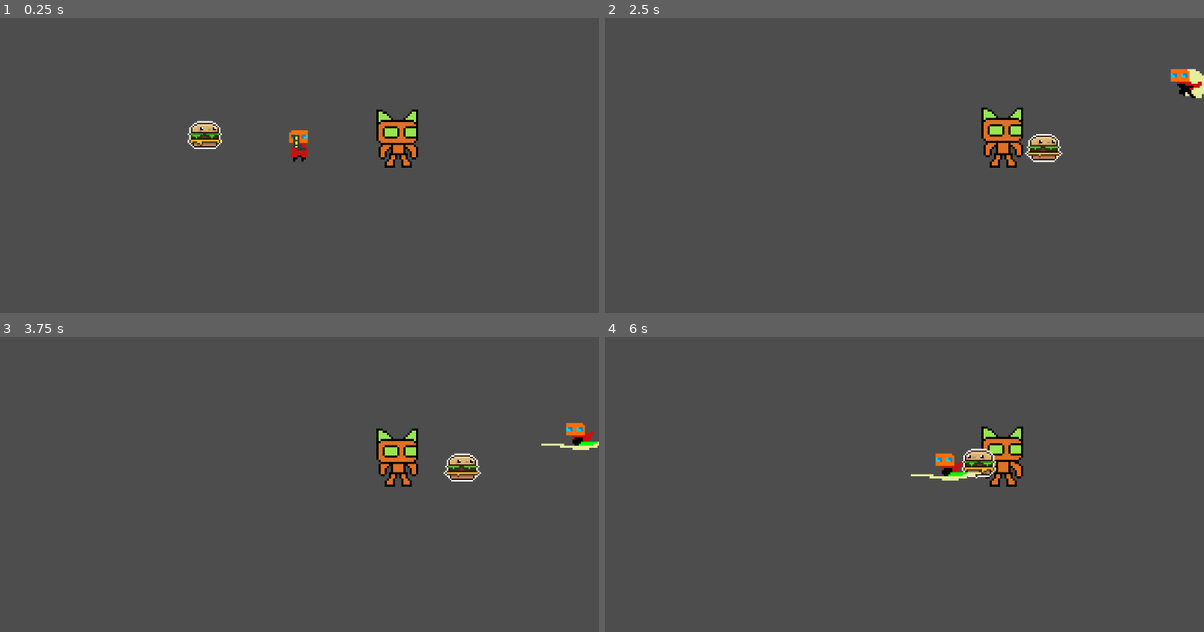
Above: before the commit, frames 1-4 (two rows, left to right).
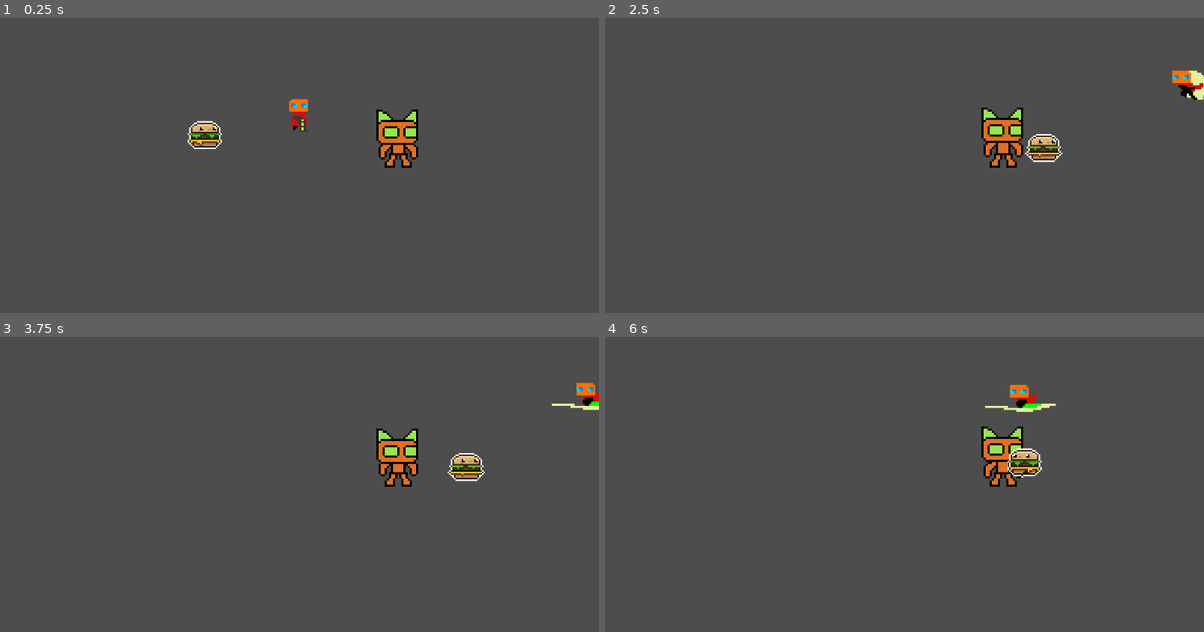
Above: after the commit, the same moments.

Repository: mendsergon/Kill-The-Food-Pyramid
Game: Godot game, scene res://Assets/Scenes/game.tscn
Two runs of this game, one before a commit and one after it. Both use one fixed random seed, a clock stepped at 60 frames per second and the inputs below.
Inputs (mouse positions are in pixels of both pictures, inside the frame that each line leads up to):
- Up to frame 1 (0.25 s): no input
- Up to frame 2 (2.5 s): move the mouse to (1036, 127) at 0.52 s; hold D (move_right) 0.53-2.03 s; tap Shift (dash) at 0.6, 2.3 s; tap Space (jump) at 0.77, 1.07, 1.52, 1.55, 1.82 s; tap E (melee) at 0.8, 1.35 s; move the mouse to (784, 162) at 1.27 s; move the mouse to (964, 71) at 2.02 s; hold A (move_left) from 2.03 s (still down); hold Space (jump) from 2.03 s (still down)
- Up to frame 3 (3.75 s): move the mouse to (269, 531) at 2.77 s; release A (move_left) at 2.78 s; release Space (jump) at 2.78 s; hold D (move_right) from 2.78 s (still down); tap Shift (dash) at 2.85 s; tap Space (jump) at 3.02, 3.32 s; tap E (melee) at 3.05, 3.6 s; move the mouse to (479, 514) at 3.52 s; hold Space (jump) from 3.53 s (still down)
- Up to frame 4 (6 s): move the mouse to (724, 413) at 4.27 s; release D (move_right) at 4.28 s; release Space (jump) at 4.28 s; hold A (move_left) 4.28-5.03 s; click (724, 413) at 4.35 s; tap Space (jump) at 4.52, 4.82 s; tap Shift (dash) at 4.55, 5.1 s; move the mouse to (934, 463) at 5.02 s; hold D (move_right) 5.03-5.78 s; tap E (melee) at 5.3, 5.85 s; move the mouse to (814, 381) at 5.77 s; hold A (move_left) from 5.78 s (still down)

The runs differ from the first frame. In frame 1, 0.6% of the frame differs, in the area x 48-52%, y 27-49%; in frame 2, 0.2%; in frame 3, 1.1%; in frame 4, 1.7%, in the area x 51-76%, y 16-49%.

Commit message:
Refactored plaeyer movement to dynamic?

Diff:
--- a/Assets/Scripts/player.gd
+++ b/Assets/Scripts/player.gd
@@ -3,23 +3,15 @@
 ### --- CORE CONSTANTS --- ###
 # Movement
 const SPEED = 150.0                     # Normal movement speed
-const JUMP_VELOCITY = -230.0           # Upward force when jumping
 # Dash
-const DASH_SPEED = 450.0               # Horizontal dash velocity
-const DASH_DURATION = 0.25             # Time dash lasts
-const DASH_COOLDOWN = 0.5              # Delay between dashes
+const DASH_SPEED = 450.0                # Dash velocity
+const DASH_DURATION = 0.25              # Time dash lasts
+const DASH_COOLDOWN = 0.5               # Delay between dashes
 # Combat
-const ATTACK_DURATION = 0.3            # How long attack locks movement
-const POST_ATTACK_NO_GRAVITY = 0.3     # Zero-gravity after aerial attacks
-# Jump tunings
-const JUMP_HOLD_GRAVITY = 400.0        # Reduced gravity when jump held
-const FALL_GRAVITY_MULTIPLIER = 1.5    # Faster falling when descending
+const ATTACK_DURATION = 0.3             # How long attack locks movement
 # Collision
-const IGNORE_LAYER_3_MASK = ~(1 << 2)  # Mask to ignore layer 3 (bit 2)
-const LAYER_3_MASK = (1 << 2)          # Mask only layer 3 (bit 2)
-
-### --- PHYSICS --- ###
-var gravity = ProjectSettings.get_setting("physics/2d/default_gravity") # Gravity value
+const IGNORE_LAYER_3_MASK = ~(1 << 2)   # Mask to ignore layer 3 (bit 2)
+const LAYER_3_MASK = (1 << 2)           # Mask only layer 3 (bit 2)
 
 ### --- NODE REFERENCES --- ###
 @onready var animated_sprite_2d: AnimatedSprite2D = $AnimatedSprite2D # Character sprite
@@ -31,21 +23,17 @@
 var dash_timer := 0.0                   # Counts down dash duration
 var dash_cooldown_timer := 0.0          # Time until next dash
 var can_dash := true                    # Dash available
-var ground_touched_since_dash := true   # Reset when landing
 # Queued actions
-var jump_after_dash := false            # Jump after dash ends
 var attack_after_dash := false          # Attack after dash ends
-var no_gravity_timer := 0.0             # Zero-gravity countdown
 
 ### --- INPUT TRACKING --- ###
-var input_direction := 0.0              # Raw input
-var move_direction := 1.0               # Facing direction
-var is_jump_button_held := false        # Jump button held state
+var move_direction := Vector2.ZERO      # Combined movement input
+var aim_direction := Vector2.RIGHT      # Current mouse aim direction
 
 ### --- COMBAT STATE --- ###
 var is_attacking := false               # During attack animation
 var attack_timer := 0.0                 # Attack duration countdown
-var current_attack_animation := ""      # "Swing_1" or "Swing_2"
+var current_attack_animation := ""      # Attack animation name
 
 ### --- COLLISION MASK STATE --- ###
 var original_collision_mask := 0        # Stores default collision mask
@@ -61,6 +49,13 @@
 	original_collision_layer = collision_layer
 
 func _physics_process(delta: float) -> void:
+	### --- INPUT PROCESSING --- ###
+	# Get combined movement input (4-directional)
+	move_direction = Input.get_vector("move_left", "move_right", "move_up", "move_down")
+
+	# Get mouse position for aiming
+	_update_aim_direction()
+
 	### --- TIMER MANAGEMENT --- ###
 	# Handle attack duration
 	if is_attacking:
@@ -72,115 +67,48 @@
 			melee_area.monitoring = false
 			melee_area.visible = false
 
-	# Handle zero-gravity period
-	if no_gravity_timer > 0.0:
-		no_gravity_timer -= delta
-
-	### --- INPUT PROCESSING --- ###
-	# Get horizontal input
-	input_direction = Input.get_axis("move_left", "move_right")
-	# Track jump hold
-	is_jump_button_held = Input.is_action_pressed("jump")
-
-	# Update facing direction when able
-	if not is_dashing and not is_attacking and input_direction != 0.0:
-		move_direction = sign(input_direction)
-
-	### --- DASH ACTION QUEUEING --- ###
-	if is_dashing:
-		# Queue jump if pressed first (ground only)
-		if Input.is_action_just_pressed("jump") and is_on_floor() and not attack_after_dash:
-			jump_after_dash = true
-		# Queue attack if pressed first (any state)
-		if Input.is_action_just_pressed("melee") and not jump_after_dash:
-			attack_after_dash = true
-
 	### --- ACTION INITIATION --- ###
 	# Start dash if available
 	if Input.is_action_just_pressed("dash") and can_dash and not is_attacking:
 		start_dash()
 
-	# Normal attack (ground or air)
+	# Normal attack
 	if Input.is_action_just_pressed("melee") and not is_dashing and not is_attacking:
 		start_attack()
 		current_attack_animation = "Swing_1"
-		# Enable melee area
 		_enable_melee()
-		# Lock vertical movement during air attacks
-		if not is_on_floor():
-			velocity.y = 0
-			no_gravity_timer = ATTACK_DURATION
 
 	### --- DASH PHYSICS --- ###
 	if is_dashing:
-		velocity.x = move_direction * DASH_SPEED
-		velocity.y = 0.0 # Cancel gravity
-
 		# End dash when timer expires
 		dash_timer -= delta
 		if dash_timer <= 0.0:
 			is_dashing = false
 			dash_cooldown_timer = DASH_COOLDOWN
-			collision_mask = original_collision_mask            # Restore full collisions
-			collision_layer = original_collision_layer          # ← Restore original layer
+			collision_mask = original_collision_mask  # Restore collisions
+			collision_layer = original_collision_layer
 
-			# Execute whichever action was queued first
-			if jump_after_dash and is_on_floor():
-				velocity.y = JUMP_VELOCITY
-				jump_after_dash = false
-			elif attack_after_dash:
+			# Execute queued attack
+			if attack_after_dash:
 				start_attack()
 				current_attack_animation = "Swing_2"
 				_enable_melee()
-				no_gravity_timer = POST_ATTACK_NO_GRAVITY
 				attack_after_dash = false
 
 	### --- REGULAR MOVEMENT --- ###
 	else:
-		# Dynamic gravity for jump/fall
-		if not is_on_floor() and no_gravity_timer <= 0.0:
-			if velocity.y < 0: # Going up
-				if is_jump_button_held:
-					velocity.y += JUMP_HOLD_GRAVITY * delta # Light gravity while holding
-				else:
-					velocity.y += gravity * delta # Full gravity if released early
-			else:
-				velocity.y += gravity * FALL_GRAVITY_MULTIPLIER * delta # Faster fall
-
-		# Standard jump
-		if Input.is_action_just_pressed("jump") and is_on_floor() and not is_attacking:
-			velocity.y = JUMP_VELOCITY
-
-		# Horizontal movement
+		# Apply movement if not attacking
 		if not is_attacking:
-			velocity.x = input_direction * SPEED if input_direction != 0.0 else 0.0
+			velocity = move_direction * SPEED
 
 	### --- PHYSICS UPDATE --- ###
 	move_and_slide()
-
-	### --- GROUND STATE --- ###
-	if is_on_floor():
-		ground_touched_since_dash = true
-		no_gravity_timer = 0.0 # Cancel zero-gravity
 
 	### --- DASH RECHARGE --- ###
 	update_dash_cooldown(delta)
 
 	### --- ANIMATION SYSTEM --- ###
 	update_animations()
-
-	### --- SPRITE & MELEE ORIENTATION --- ###
-	# Determine horizontal aim direction (left/right only)
-	var aim_dir = sign(get_global_mouse_position().x - global_position.x)
-	if aim_dir == 0:
-		aim_dir = move_direction
-	# Flip sprite
-	if is_dashing:
-		animated_sprite_2d.flip_h = move_direction < 0
-	else:
-		animated_sprite_2d.flip_h = aim_dir < 0
-	# Flip melee area
-	melee_area.scale.x = aim_dir
 
 	### --- WEAPON STATE --- ###
 	# Hide and disable pistol during dash or melee
@@ -193,33 +121,44 @@
 		pistol_1.set_process(true)
 		pistol_1.set_process_input(true)
 
+### --- UPDATE AIM DIRECTION --- ###
+func _update_aim_direction() -> void:
+	# Calculate direction to mouse position
+	var mouse_pos = get_global_mouse_position()
+	aim_direction = (mouse_pos - global_position).normalized()
+
+	# Update sprite facing based on aim
+	if abs(aim_direction.x) > abs(aim_direction.y):
+		animated_sprite_2d.flip_h = aim_direction.x < 0
+	else:
+		# Reset flip for vertical directions
+		animated_sprite_2d.flip_h = false
+
 ### --- DASH INITIALIZATION --- ###
 func start_dash():
 	is_dashing = true
 	dash_timer = DASH_DURATION
 	can_dash = false
-	ground_touched_since_dash = false
-	velocity.y = 0.0
-	collision_mask &= IGNORE_LAYER_3_MASK         # Ignore layer 3 during dash
-	collision_layer = LAYER_3_MASK                # ← Change to ghost layer during dash
+	velocity = aim_direction * DASH_SPEED
+	collision_mask &= IGNORE_LAYER_3_MASK  # Ignore layer 3 during dash
+	collision_layer = LAYER_3_MASK         # Change to ghost layer
 
-	# If no input, dash toward cursor direction
-	if input_direction == 0:
-		var dir = sign(get_global_mouse_position().x - global_position.x)
-		if dir != 0:
-			move_direction = dir
-	# Reset action queue
-	jump_after_dash = false
-	attack_after_dash = false
+	# Queue attack if pressed during dash
+	if Input.is_action_just_pressed("melee"):
+		attack_after_dash = true
+	else:
+		attack_after_dash = false
 
 ### --- ATTACK INITIALIZATION --- ###
 func start_attack():
 	is_attacking = true
 	attack_timer = ATTACK_DURATION
-	velocity.x = 0 # Freeze horizontal movement
+	velocity = Vector2.ZERO  # Freeze movement during attack
 
 ### --- ENABLE MELEE AREA & DEBUG --- ###
 func _enable_melee():
+	# Position melee area in aim direction
+	melee_area.position = aim_direction * 20
 	melee_area.monitoring = true
 	melee_area.visible = true
 
@@ -228,7 +167,7 @@
 
 ### --- DASH COOLDOWN --- ###
 func update_dash_cooldown(delta: float) -> void:
-	if dash_cooldown_timer > 0.0 and ground_touched_since_dash:
+	if dash_cooldown_timer > 0.0:
 		dash_cooldown_timer = max(dash_cooldown_timer - delta, 0.0)
 		if dash_cooldown_timer == 0.0:
 			can_dash = true
@@ -239,9 +178,7 @@
 		animated_sprite_2d.play(current_attack_animation)
 	elif is_dashing:
 		animated_sprite_2d.play("Dash")
-	elif not is_on_floor():
-		animated_sprite_2d.play("Jump")
-	elif input_direction != 0.0:
+	elif move_direction.length() > 0.1:  # Moving
 		animated_sprite_2d.play("Run")
 	else:
 		animated_sprite_2d.play("Idle")
--- a/project.godot
+++ b/project.godot
@@ -20,6 +20,18 @@
 jump={
 "deadzone": 0.2,
 "events": [Object(InputEventKey,"resource_local_to_scene":false,"resource_name":"","device":-1,"window_id":0,"alt_press …(191 unchanged characters)…
+]
+}
+move_up={
+"deadzone": 0.2,
+"events": [Object(InputEventKey,"resource_local_to_scene":false,"resource_name":"","device":-1,"window_id":0,"alt_pressed":false,"shift_pressed":false,"ctrl_pressed":false,"meta_pressed":false,"pressed":false,"keycode":0,"physical_keycode":87,"key_label":0,"unicode":119,"location":0,"echo":false,"script":null)
+, Object(InputEventKey,"resource_local_to_scene":false,"resource_name":"","device":-1,"window_id":0,"alt_pressed":false,"shift_pressed":false,"ctrl_pressed":false,"meta_pressed":false,"pressed":false,"keycode":0,"physical_keycode":4194320,"key_label":0,"unicode":0,"location":0,"echo":false,"script":null)
+]
+}
+move_down={
+"deadzone": 0.2,
+"events": [Object(InputEventKey,"resource_local_to_scene":false,"resource_name":"","device":-1,"window_id":0,"alt_pressed":false,"shift_pressed":false,"ctrl_pressed":false,"meta_pressed":false,"pressed":false,"keycode":0,"physical_keycode":83,"key_label":0,"unicode":115,"location":0,"echo":false,"script":null)
+, Object(InputEventKey,"resource_local_to_scene":false,"resource_name":"","device":-1,"window_id":0,"alt_pressed":false,"shift_pressed":false,"ctrl_pressed":false,"meta_pressed":false,"pressed":false,"keycode":0,"physical_keycode":4194322,"key_label":0,"unicode":0,"location":0,"echo":false,"script":null)
 ]
 }
 move_left={
